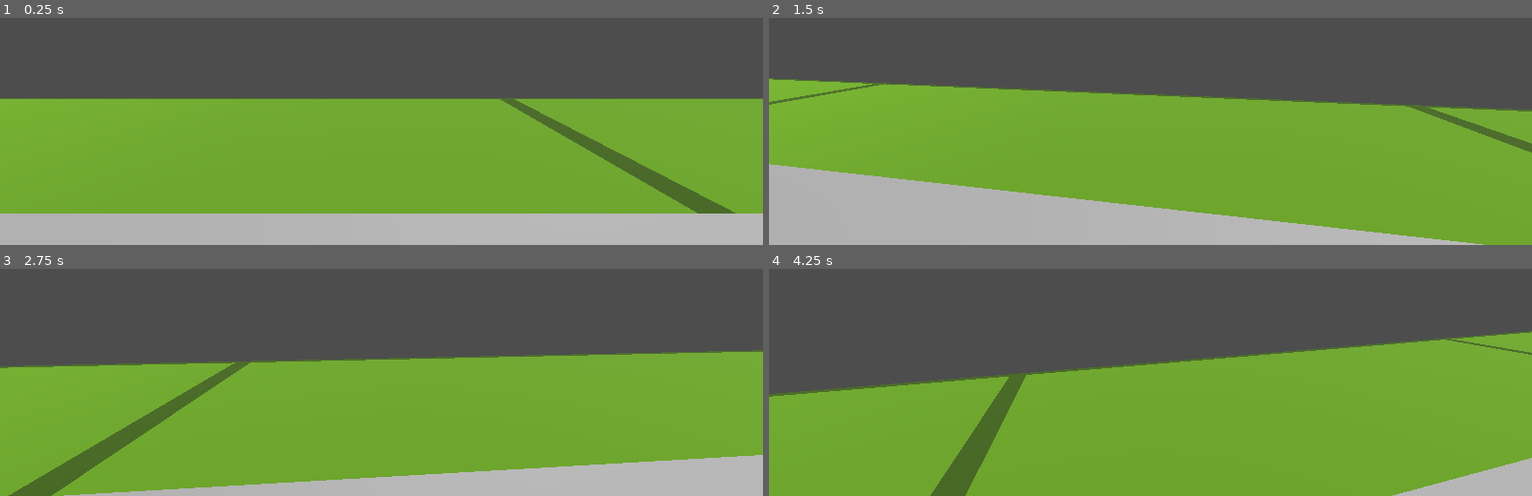
Above: before the commit, frames 1-4 (two rows, left to right).
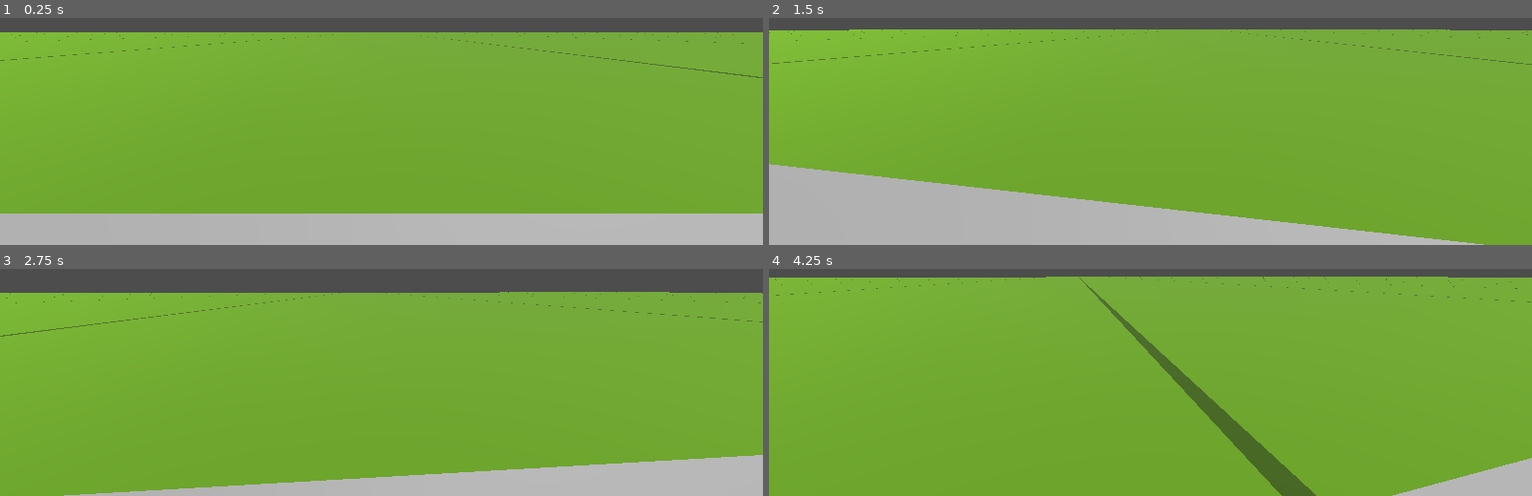
Above: after the commit, the same moments.

Repository: superlou/train-game-4
Game: Godot game, scene res://world.tscn
The game is run twice, just before and just after one commit, with the same random seed, the same clock (stepped at 60 frames per second) and the same inputs.
Inputs (mouse positions are in pixels of both pictures, inside the frame that each line leads up to):
- Up to frame 1 (0.25 s): no input
- Up to frame 2 (1.5 s): tap Enter at 0.5 s; move the mouse to (1188, 29) at 0.52 s; hold Shift (sprint) 0.53-1.28 s; hold Left (accelerate_left) from 0.53 s (still down); tap Space (jump) at 0.77 s; move the mouse to (1112, 31) at 1.27 s; tap Shift (sprint) at 1.35 s
- Up to frame 3 (2.75 s): keep holding Left (accelerate_left); tap Space (jump) at 1.52 s; move the mouse to (396, 273) at 2.02 s; hold Shift (sprint) from 2.03 s (still down)
- Up to frame 4 (4.25 s): keep holding Left (accelerate_left); move the mouse to (1142, 289) at 2.77 s; release Shift (sprint) at 2.78 s; tap Shift (sprint) at 2.85 s; tap Space (jump) at 3.02, 3.77 s; move the mouse to (1203, 287) at 3.52 s; hold Shift (sprint) from 3.53 s (still down)

The runs differ from the first frame. In frame 1, 31% of the frame differs, in the area x 0-100%, y 6-87%; in frame 2, 30%; in frame 3, 32%; in frame 4, 42%, in the area x 0-100%, y 3-100%.

Commit message:
Made tiles bigger

Diff:
--- a/Ground.gd
+++ b/Ground.gd
@@ -5,9 +5,9 @@
 @export var trainset: Trainset
 
 var tile_scene = preload("res://ground_tile.tscn")
-const TILE_WIDTH := 20.0
-const LOOK_AHEAD := 100.0
-const LOOK_BEHIND := 100.0
+const TILE_WIDTH := 50.0
+const LOOK_AHEAD := 500.0
+const LOOK_BEHIND := 500.0
 
 # Called when the node enters the scene tree for the first time.
 func _ready():
@@ -41,7 +41,6 @@
 	while leftmost_tile.position.x > (train_min_x - LOOK_BEHIND):
 		var tile = tile_scene.instantiate()
 		tile.position.x = leftmost_tile.position.x - TILE_WIDTH
-		print(tile.position.x)
 		add_child(tile)
 		move_child(tile, 0)
 		leftmost_tile = tile
--- a/ground_tile.tscn
+++ b/ground_tile.tscn
@@ -5,17 +5,17 @@
 
 [sub_resource type="PlaneMesh" id="PlaneMesh_wqb4a"]
 material = SubResource("StandardMaterial3D_4tnhv")
-size = Vector2(20, 20)
+size = Vector2(50, 1000)
 
 [sub_resource type="StandardMaterial3D" id="StandardMaterial3D_421cr"]
 albedo_color = Color(0.345098, 0.521569, 0.129412, 1)
 
 [sub_resource type="PlaneMesh" id="PlaneMesh_ykogi"]
 material = SubResource("StandardMaterial3D_421cr")
-size = Vector2(19.5, 19.5)
+size = Vector2(49.5, 1000)
 
 [sub_resource type="BoxShape3D" id="BoxShape3D_42i3g"]
-size = Vector3(20, 1, 20)
+size = Vector3(50, 1, 1000)
 
 [node name="GroundTile" type="AnimatableBody3D"]
 
